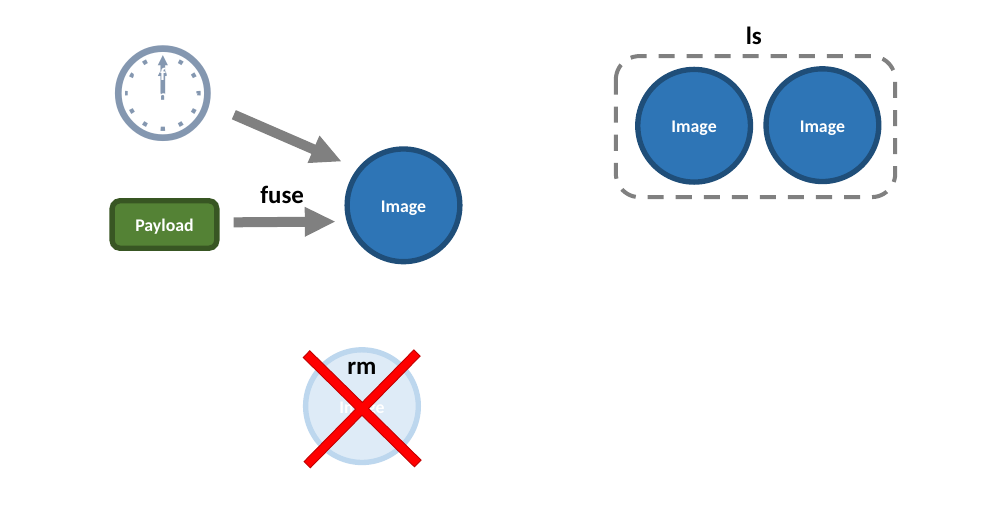
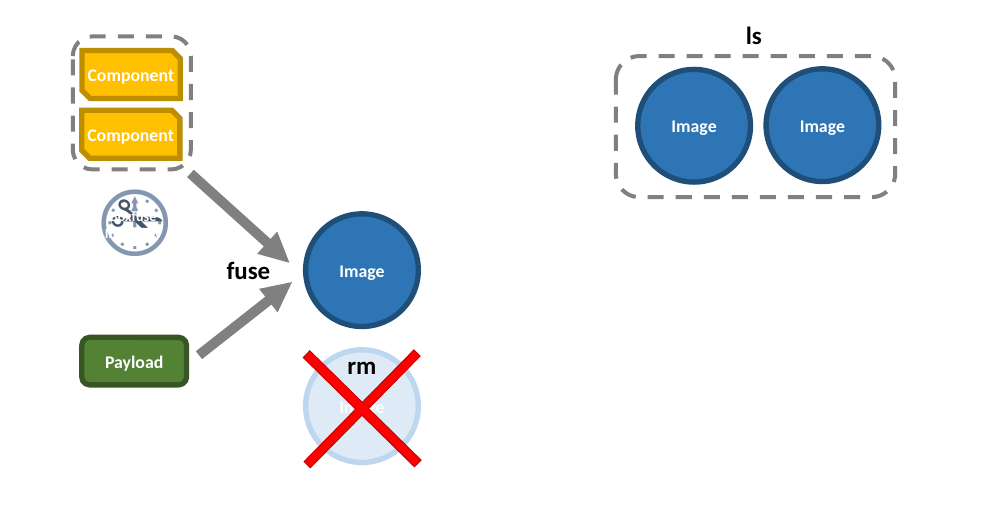
Before and after one commit to flyway/boxfuse.com, a slide deck: slide 10 of _sources/GettingStarted.pptx. Drawn at 1008x529 pixels with LibreOffice and Linux fonts; fonts in the diff are those of the drawing. Boxes give left, top, right and bottom in pixels: in the first picture for what was removed or moved away, otherwise in the second. Text is boxed around its words. In the diff, an @@ line names an element or a change of style, - is before the commit and + after.

```diff
--- a/_sources/GettingStarted.pptx
+++ b/_sources/GettingStarted.pptx
@@ rounded rectangle added at bbox=[73, 36, 191, 170], outline #808080 4.5 pt dashed @@
@@ snip diag rect added at bbox=[82, 51, 180, 99], fill #FFC000, outline #BD8E00 6 pt @@
@@ text added at bbox=[88, 69, 175, 84], 20 pt, text #FFFFFF, bold @@
+Component
@@ snip diag rect added at bbox=[82, 110, 180, 158], fill #FFC000, outline #BD8E00 6 pt @@
@@ arrow removed from (234, 115) to (341, 161) @@
@@ text added at bbox=[87, 129, 174, 144], 20 pt, text #FFFFFF, bold @@
+Component
@@ text "🕛": place and size @@
-text "🕛" at bbox=[47, 3, 280, 157]
+text "🕛" at bbox=[19, 159, 251, 269]
@@ text "🕛" at bbox=[19, 159, 251, 269]: size 138 to 96 pt @@
@@ text added at bbox=[105, 174, 159, 258], 72 pt, text #44546A @@
+✁
@@ arrow moved from (234, 222) - (335, 221) to (191, 173) - (289, 263) @@
@@ text at bbox=[105, 209, 162, 242]: text changed; size 20 to 16 pt @@
-Boxfuse
-Inventory
+Boxfuse
+Inventory
@@ ellipse "Image": place and size @@
-ellipse "Image" at bbox=[347, 149, 460, 262]
+ellipse "Image" at bbox=[305, 214, 418, 326]
@@ text "fuse": place and size @@
-text "fuse" at bbox=[260, 185, 304, 204]
+text "fuse" at bbox=[227, 261, 271, 280]
@@ arrow added from (199, 355) to (292, 282), #808080 11.25 pt @@
@@ rounded rectangle: place and size @@
-rounded rectangle at bbox=[112, 201, 217, 248]
+rounded rectangle at bbox=[82, 337, 187, 385]
@@ text "Payload": place and size @@
-text "Payload" at bbox=[135, 218, 193, 234]
+text "Payload" at bbox=[105, 355, 163, 371]
```
Also in this commit, not shown: 2 other slides changed.
